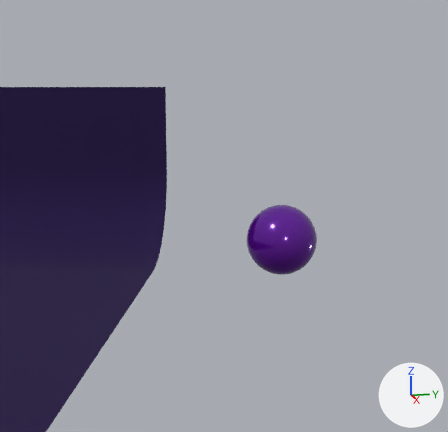
The Blender file BlenderProjects/melon.blend, before and after one commit.
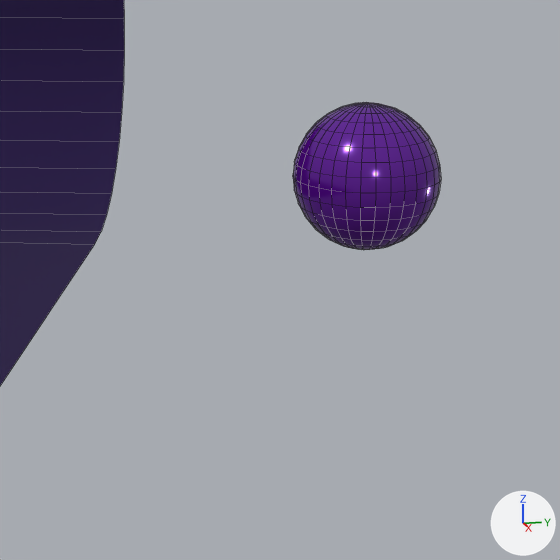
Old and new are each drawn from a 50 mm lens placed at (13.94, -7.07, 7.21), pointed at (-7.02, -2.31, 3.17) and again close up on the part from 24% to 83% of the width and 36% to 98% of the height. Every picture has the same lights, and +X, +Y and +Z are marked at lower right. The close-ups show mesh edges as thin lines.
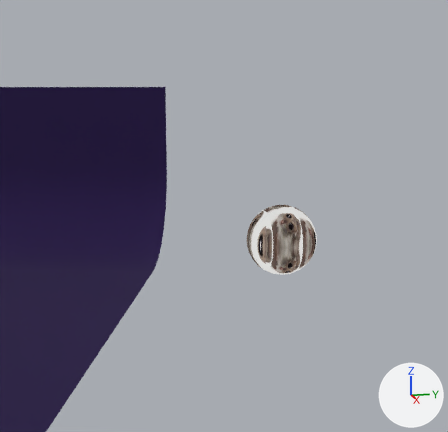
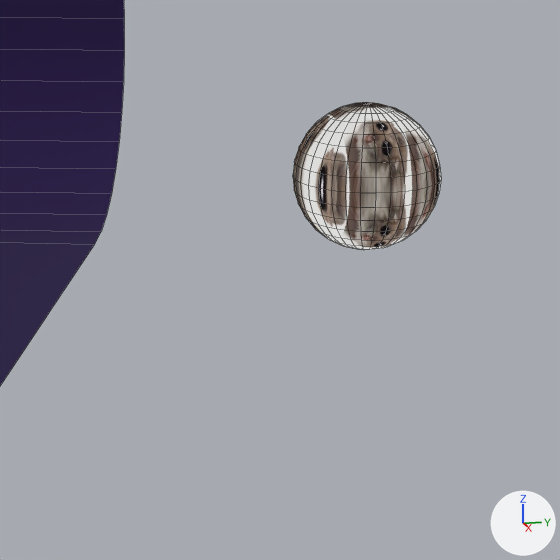
Changed parts and their boxes (x1, y1, x2, y2) in the close-ups (560 x 560 px):
'Sphere', recoloured
    both: (293, 102, 441, 250)

The change, as a diff of the scene's bpy script:
```diff
--- a/BlenderProjects/melon.blend.py
+++ b/BlenderProjects/melon.blend.py
@@ img_raton_jpeg @@
+img_raton_jpeg = load_image('raton.jpeg', 'raton.jpeg', 1429, 1295, 'sRGB')
@@ mat_foto @@
+mat_foto = bpy.data.materials.new('foto')
+mat_foto.use_nodes = True; mat_foto.node_tree.nodes.clear()
+_N = mat_foto.node_tree.nodes; _L = mat_foto.node_tree.links
+n0 = _N.new('ShaderNodeTexImage'); n0.name = 'Image Texture.003'
+n0.image = img_raton_jpeg
+n1 = _N.new('ShaderNodeOutputMaterial'); n1.name = 'Material Output'
+n2 = _N.new('ShaderNodeMapping'); n2.name = 'Mapping.002'
+n3 = _N.new('ShaderNodeTexCoord'); n3.name = 'Texture Coordinate.002'
+_L.new(n0.outputs[0], n1.inputs[0])  # 'Color' to 'Surface'
+_L.new(n2.outputs[0], n0.inputs[0])  # 'Vector' to 'Vector'
+_L.new(n3.outputs[3], n2.inputs[0])  # 'Object' to 'Vector'
@@ me_sphere @@
 me_sphere.from_pydata(...)  # 482 vertices, 512 faces; spans x -7.65..-5.2, y -1.6..0.85, z 1.12..3.58
-me_sphere.materials.append(mat_mix)
+me_sphere.materials.append(mat_foto)
```
